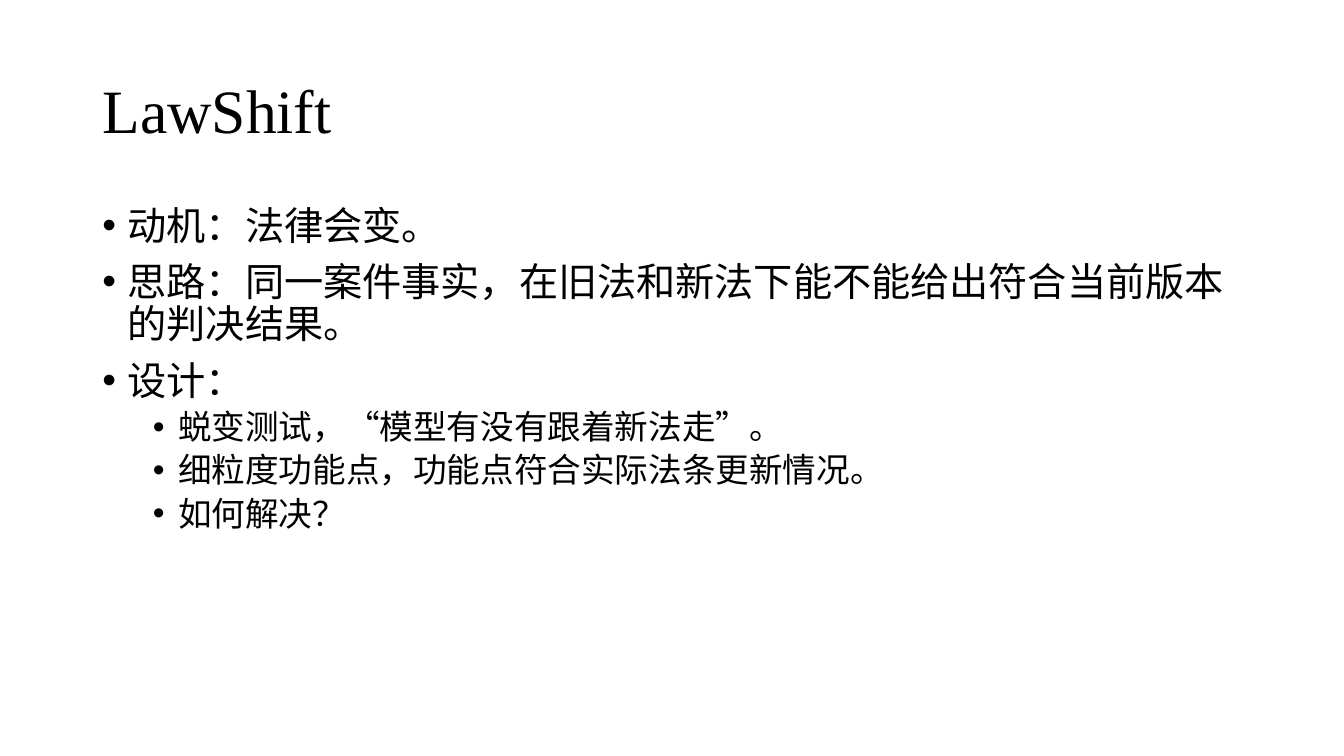
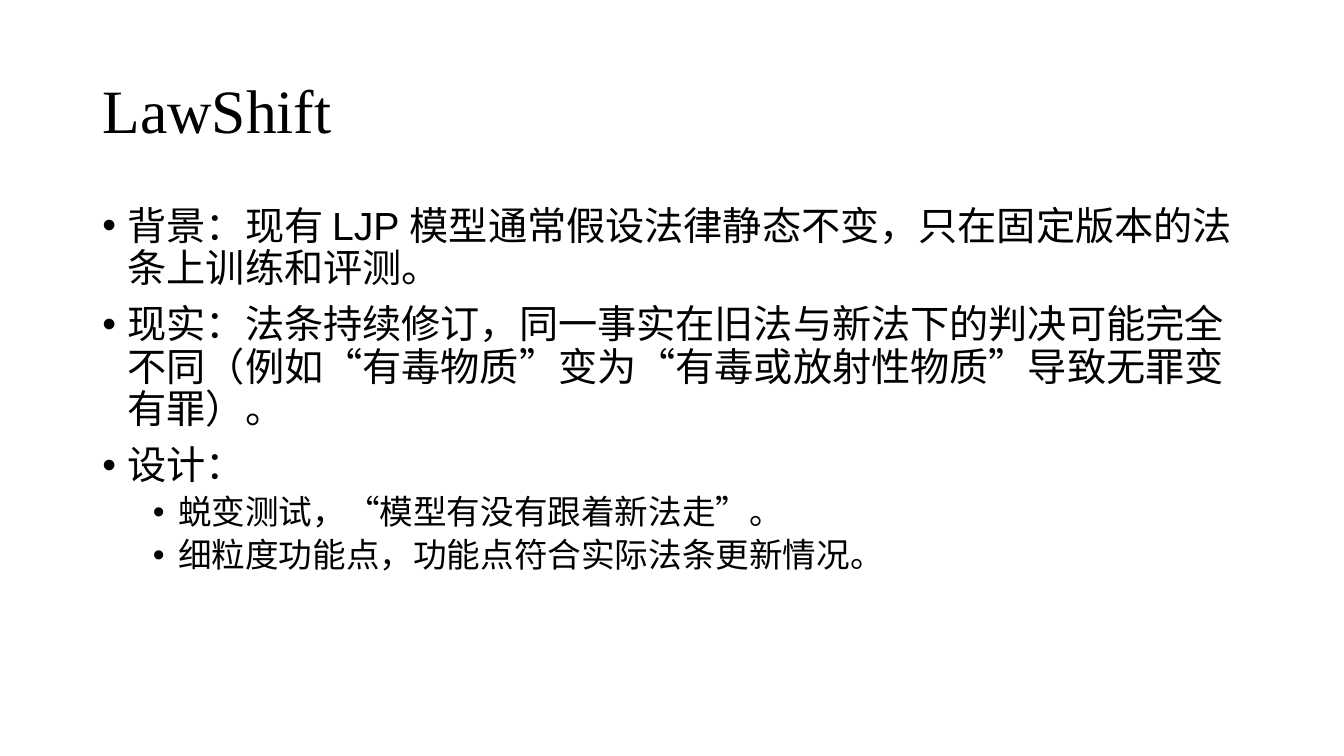
Before and after one commit to zhuohan9036/research_general_materials, a slide deck: slide 14 of legal_ai/20251107_intro_legal_ai_works.pptx. Drawn at 1344x756 pixels with LibreOffice and Linux fonts; fonts in the diff are those of the drawing. Boxes give left, top, right and bottom in pixels: in the first picture for what was removed or moved away, otherwise in the second. Text is boxed around its words. In the diff, an @@ line names an element or a change of style, - is before the commit and + after.

```diff
--- a/legal_ai/20251107_intro_legal_ai_works.pptx
+++ b/legal_ai/20251107_intro_legal_ai_works.pptx
@@ text at box(128, 206, 1232, 427): text changed @@
-• 动机：法律会变。
-• 思路：同一案件事实，在旧法和新法下能不能给出符合当前版本的判决结果。
+• 背景：现有 LJP 模型通常假设法律静态不变，只在固定版本的法条上训练和评测。
+• 现实：法条持续修订，同一事实在旧法与新法下的判决可能完全不同（例如“有毒物质”变为“有毒或放射性物质”导致无罪变有罪）。
@@ text at box(178, 498, 346, 529): paragraph removed @@
-  • 如何解决？
```
Also in this commit, not shown: 6 slides added, 1 other file.
